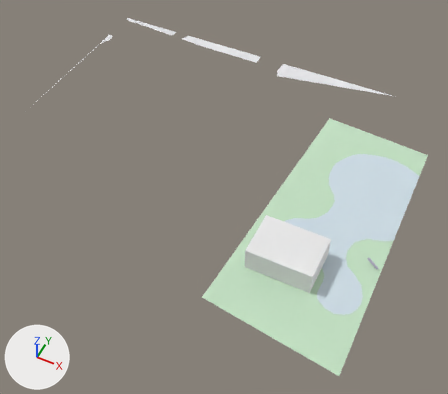
Renders of the glTF model white-model-six-districts/chunks/144_108_mid.glb from each side of a commit.
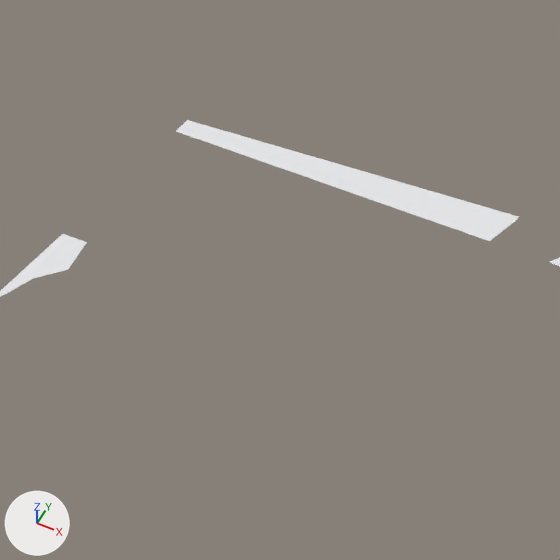
The first picture shows the older version from a camera (50 mm lens) standing at (12521.0, -3704.0, 533.0) and looking at (12292.0, -3246.0, -39.0). The close-ups show the older and then the newer version on the part from 22% to 41% of the width and 0% to 21% of the height of that picture. Only the edits that show in the close-ups are written down. Lighting does not change. The marker at lower left points along +X, +Y and +Z. Vertices at exactly the same position are counted once.
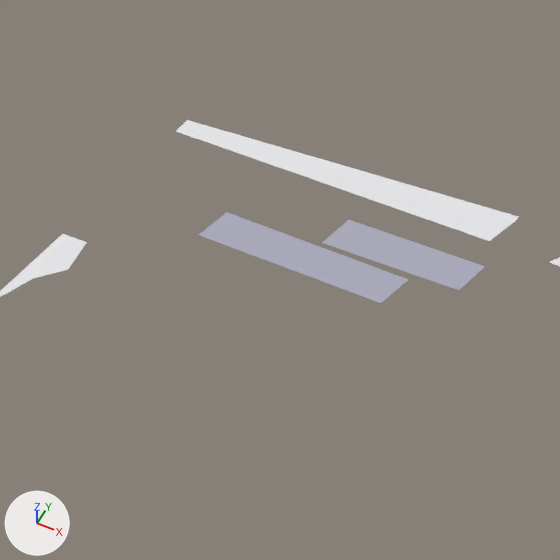
Changed parts and their boxes (x1, y1, x2, y2) in the close-ups (560 x 560 px):
'Mesh_0', reshaped: before (0, 120, 560, 297); after (0, 120, 560, 303)
part 1 of me_mesh_0, added: after (199, 212, 485, 303)

The change, as a list of edits to the scene's bpy script:
```text
Change me_mesh_0:
    used by ob_mesh_0; location = (0.0, 0.0, 0.0)
    verts and faces of me_mesh_0; kept vertices keep their numbers, new ones are numbered from 92
    remove me_mesh_0.from_pydata(...)  # 92 vertices, 80 faces; spans x 12000.0..12500.0, y -3423.0..-3000.0, z -10.0..21.0
    add me_mesh_0.from_pydata(...)  # 140 vertices, 104 faces; spans x 12000.0..12500.0, y -3423.0..-3000.0, z -10.0..21.0
    me_mesh_0 part 1
    add verts[122] = (12060.0, -3037.0, -2.0)  # pixel (321, 242)
    add verts[123] = (12096.0, -3040.0, -2.0)  # pixel (459, 290)
    add verts[124] = (12097.0, -3029.0, -2.0)  # pixel (485, 266)
    add verts[125] = (12060.0, -3027.0, -2.0)  # pixel (348, 219)
    add verts[126] = (12085.0, -3041.0, -2.0)  # pixel (409, 279)
    add verts[127] = (12035.0, -3037.0, -2.0)  # pixel (226, 212)
    add verts[128] = (12034.0, -3047.0, -2.0)  # pixel (198, 234)
    add verts[129] = (12084.0, -3052.0, -2.0)  # pixel (381, 303)
    add faces += [(122, 123, 124), (122, 124, 125), (126, 127, 128), (126, 128, 129)]
    other edits to the shape of me_mesh_0 do not show in these pictures
```
